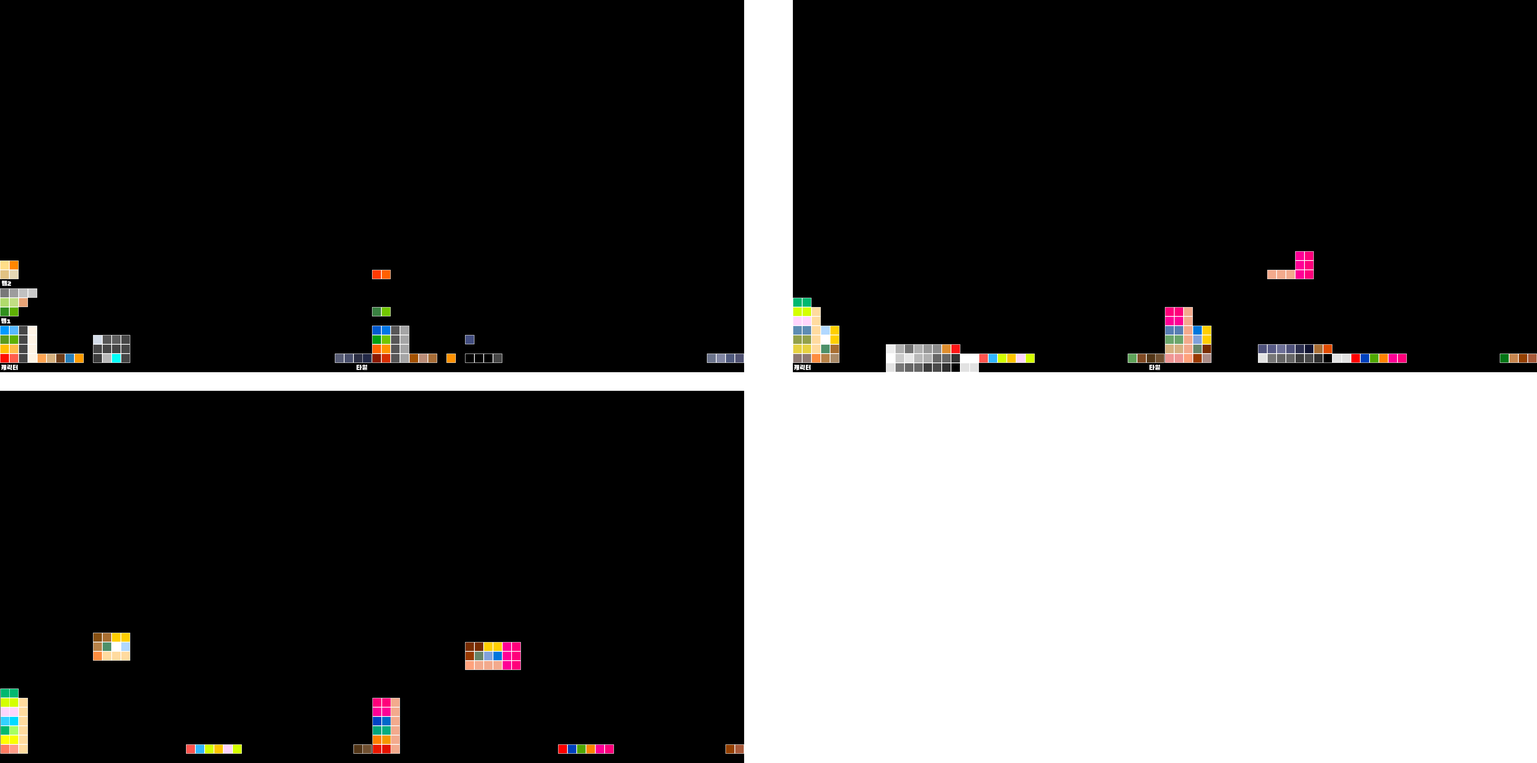
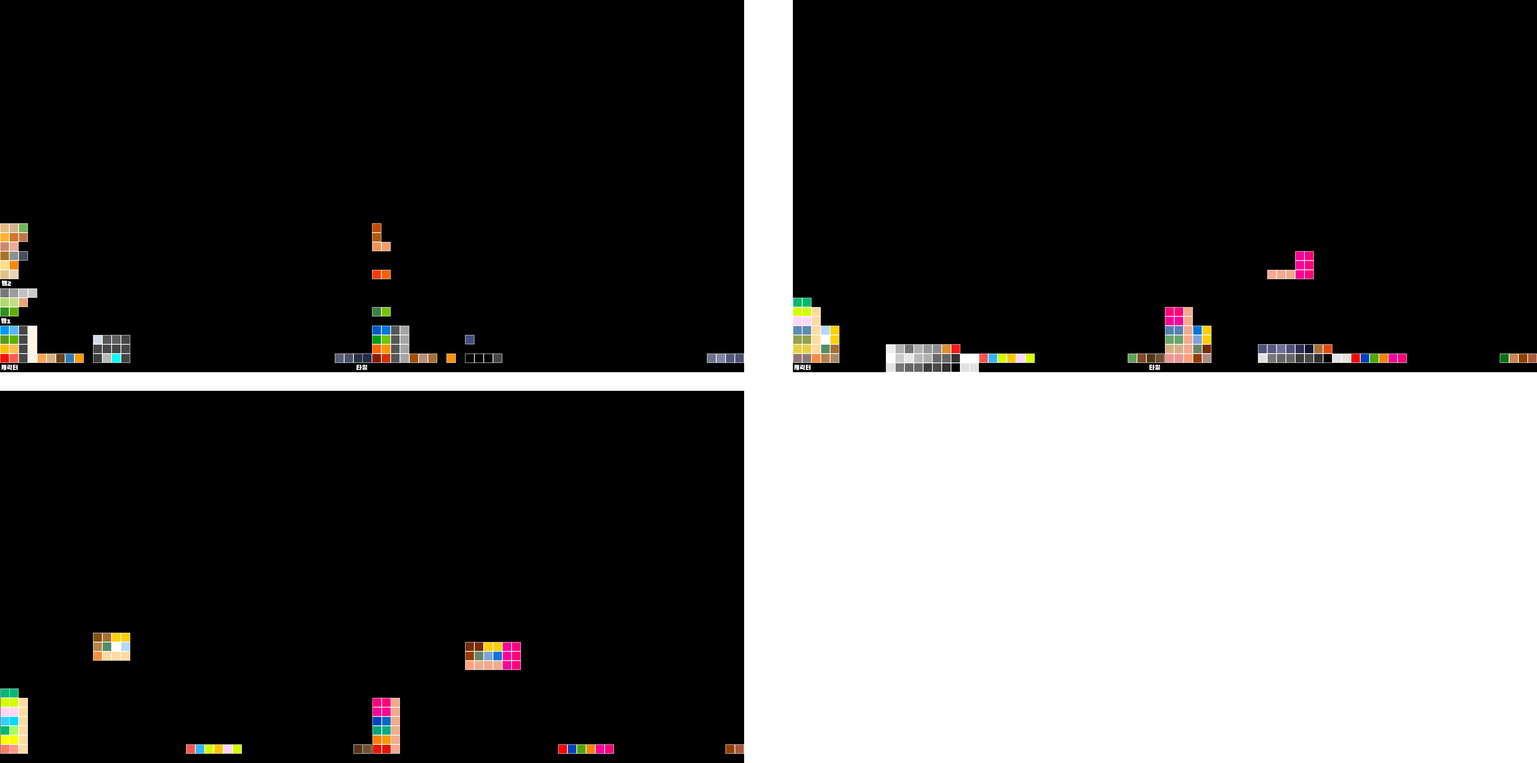
Revision of a layered 1537 x 763 image; what changed, layer by layer:
added layer "사각형 1 복사 70" (1st of 4, in "Block-EM") in group "Block-EM" over [372,223,382,233]
added layer "사각형 1 복사 67" (1st of 2, in "Block-EM") in group "Block-EM" over [372,232,382,242]
added layer "사각형 1 복사 2 copy 복사 7" (1st of 2, in "Block-EM") in group "Block-EM" over [381,241,391,252]
added layer "사각형 1 복사 66" (1st of 2, in "Block-EM") in group "Block-EM" over [372,241,382,252]
added layer "사각형 1 복사 65" in group "Block-BM" over [18,251,28,261]
added layer "사각형 1 복사 64" in group "Block-BM" over [9,251,19,261]
added layer "사각형 1 복사 63" in group "Block-BM" over [0,251,10,261]
added layer "사각형 1 복사 2 copy 복사 7" (2nd of 2, in "Block-BM") in group "Block-BM" over [9,241,19,252]
added layer "사각형 1 복사 70" (2nd of 4, in "Block-BM") in group "Block-BM" over [18,223,28,233]
added layer "사각형 1 복사 70" (3rd of 4, in "Block-BM") in group "Block-BM" over [9,223,19,233]
added layer "사각형 1 복사 70" (4th of 4, in "Block-BM") in group "Block-BM" over [0,223,10,233]
added layer "사각형 1 복사 69" in group "Block-BM" over [18,232,28,242]
added layer "사각형 1 복사 68" in group "Block-BM" over [9,232,19,242]
added layer "사각형 1 복사 67" (2nd of 2, in "Block-BM") in group "Block-BM" over [0,232,10,242]
added layer "사각형 1 복사 66" (2nd of 2, in "Block-BM") in group "Block-BM" over [0,241,10,252]
